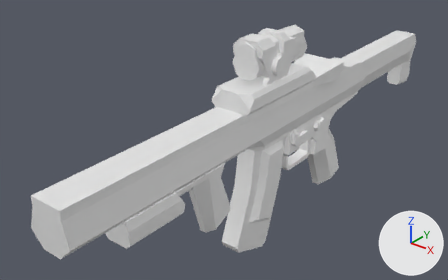
Two versions of the FBX model Assets/models/weapons/assault_rifle/assault_rifle.fbx, one commit apart.
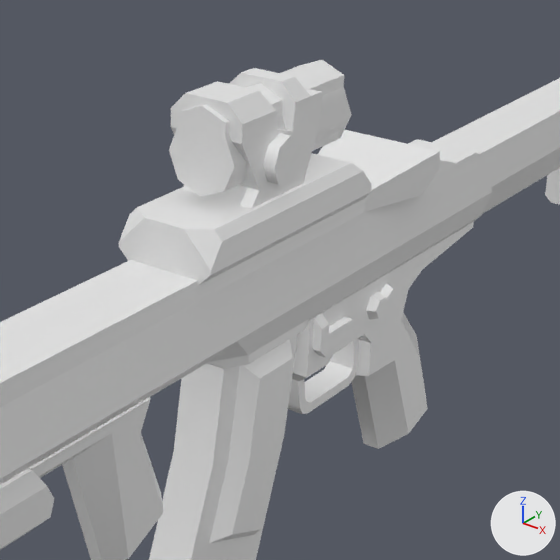
There are two pictures of each version: one whole from a 50 mm camera at (0.698, -1.11, 0.876) aimed at (-0.1, -0.112, 0.257), one close up on the part from 36% to 88% of the width and 0% to 82% of the height. The lights are fixed; the arrows at lower right show +X, +Y and +Z. Materials are left out; every surface is plain grey. Where no turn or scale is listed for an object, it has been applied to the vertices. Vertices at the same position are counted once.

Names of what the first close-up shows: 'assault_rifle_lod0'.
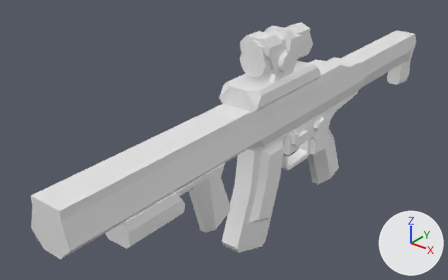
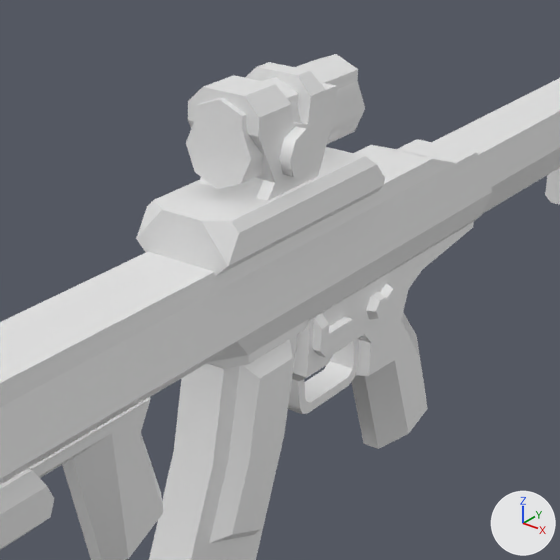
Where the newer file only moved an object's origin or applied its transform, the numbers keep the older frame.

Changed parts and their boxes [x1, y1, x2, y2] in the close-ups (560 x 560 px; the box of a moved part takes in the faces that stretch with it):
'assault_rifle_lod0', reshaped
    before: [0, 60, 560, 560]
    after: [0, 54, 560, 560]
part 1 of me_mesh, moved or reshaped
    before: [171, 68, 323, 209]
    after: [188, 62, 337, 201]
part 2 of me_mesh, moved or reshaped
    before: [169, 60, 352, 197]
    after: [186, 54, 365, 189]
part 3 of me_mesh, rebuilt
    before: [119, 153, 372, 285]
    after: [136, 147, 385, 277]
part 4 of me_mesh, rebuilt
    before: [263, 133, 305, 187]
    after: [279, 126, 320, 179]
part 5 of me_mesh, deleted
    before: [317, 130, 440, 212]
part 6 of me_mesh, cut back
    both: [0, 78, 560, 560]

Diff of the bpy script that builds the scene:
```diff
--- a/Assets/models/weapons/assault_rifle/assault_rifle.fbx.py
+++ b/Assets/models/weapons/assault_rifle/assault_rifle.fbx.py
@@ me_mesh @@
 # used by ob_assault_rifle_lod0; location = (0.0, -0.022, 0.274)
-me_mesh.from_pydata(...)  # 496 vertices, 896 faces; spans x -0.059..0.059, y -0.64..0.64, z -0.249..0.249
+me_mesh.from_pydata(...)  # 433 vertices, 756 faces; spans x -0.048..0.048, y -0.64..0.64, z -0.249..0.249
+# me_mesh part 1: the loose piece of 44 vertices spanning x -0.036..0.036, y -0.142..-0.025, z 0.147..0.249 is moved by (0.0, 0.023, 0.0)
+# me_mesh part 2: the loose piece of 20 vertices spanning x -0.033..0.033, y -0.148..0.029, z 0.167..0.244 is moved by (0.0, 0.023, 0.0)
+# me_mesh part 3: the loose piece of 31 vertices spanning x -0.048..0.048, y -0.196..0.06, z 0.113..0.159 is rebuilt with 24 vertices and now spans x -0.048..0.048, y -0.173..0.083, z 0.113..0.159
+# me_mesh part 4: the loose piece of 16 vertices spanning x 0.036..0.047, y -0.111..-0.066, z 0.17..0.214 is rebuilt with 16 vertices and now spans x 0.036..0.047, y -0.087..-0.043, z 0.17..0.214
+# me_mesh part 5: the loose piece of 14 vertices spanning x -0.059..0.059, y 0.06..0.166, z 0.1..0.139 is deleted
+# me_mesh part 6
+# 60 vertices are removed from x -0.029..0.029, y -0.64..0.64, z -0.249..0.118
+# 300 faces are deleted
+# 2 vertices are added at (0.029, 0.286, 0.091), (-0.029, 0.286, 0.091)
+# 182 new faces join them
```
